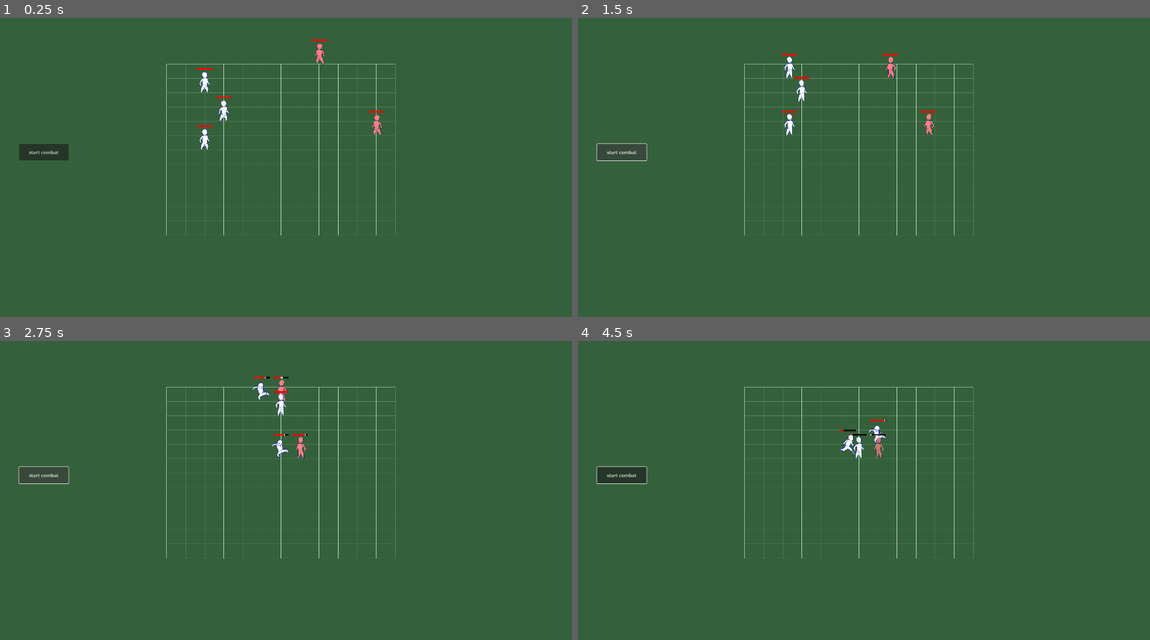
Above: before the commit, frames 1-4 (two rows, left to right).
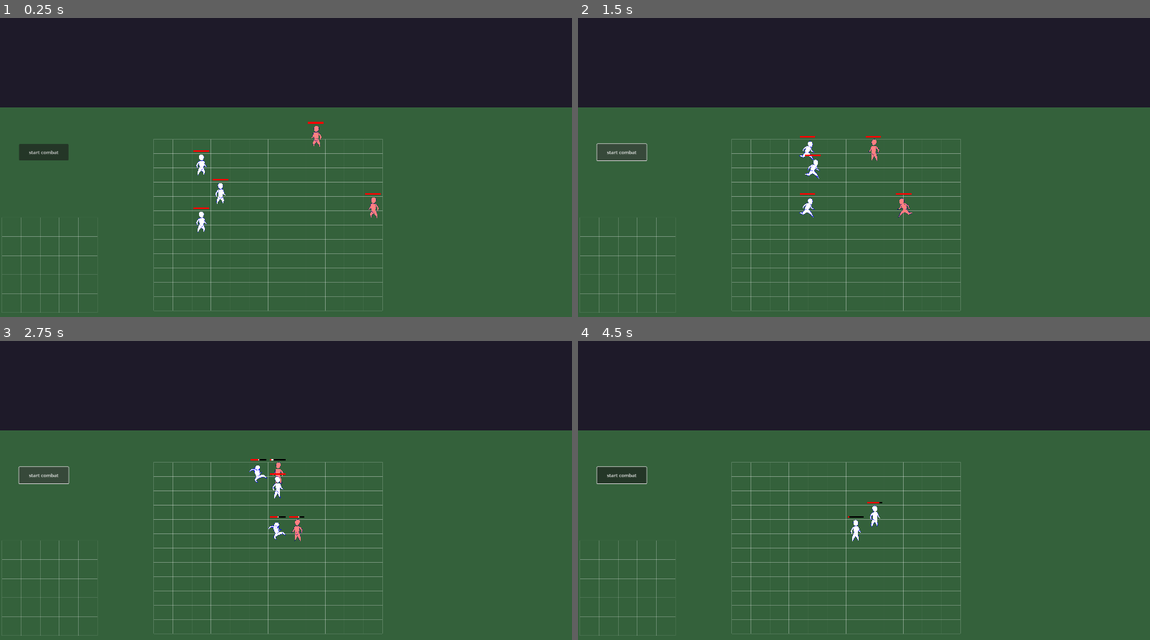
Above: after the commit, the same moments.

Repository: Jandhi/tojam2025
Game: Godot game, scene res://game.tscn
Two runs of this game, one before a commit and one after it. Both use one fixed random seed, a clock stepped at 60 frames per second and the inputs below.
Inputs (mouse positions are in pixels of both pictures, inside the frame that each line leads up to):
- Up to frame 1 (0.25 s): no input
- Up to frame 2 (1.5 s): click "start combat" at 0.5 s; click "start combat" at 1.25 s
- Up to frame 3 (2.75 s): click "start combat" at 2 s
- Up to frame 4 (4.5 s): move the mouse to (989, 484) at 2.77 s; click (989, 484) at 2.92 s; drag from (749, 517) to (835, 565) at 3.52 s; move the mouse to (921, 430) at 4.27 s; click (921, 430) at 4.42 s

The runs differ from the first frame. In frame 1, 33% of the frame differs, in the area x 0-100%, y 0-99%; in frame 2, 33%; in frame 3, 33%; in frame 4, 33%.

Commit message:
dialogue popups

Diff:
--- a/combat/combat_manager.gd
+++ b/combat/combat_manager.gd
@@ -1,17 +1,29 @@
 class_name CombatManager extends Node
 
 @export var player_leader : UnitController
+@export var grid : Grid
+@export var selected_circle : SelectedCircle
+@export var unit_display : UnitDisplay
+
 var player_units : Array[UnitController] = []
 var enemy_units : Array[UnitController] = []
-@export var grid : Grid
+var all_units : Array[UnitController] = []
+
+var combat_is_playing : bool = false
 
 const TICK_LENGTH = 0.5
 
+func _ready() -> void:
+	selected_circle.visible = false
+	setup_units()
+
 func play_combat():
 	grid.add_units()
-	print(grid.units)
+	var victory = true
+	combat_is_playing = true
 
-	var victory = true
+	for unit in player_units:
+		unit.is_moveable = false
 
 	while true:
 		print("Tick")
@@ -39,3 +51,28 @@
 		print("Victory!")
 	else:
 		print("Defeat!")
+
+func setup_units():
+	grid.add_units()
+
+	for unit in all_units:
+		unit.hovered.connect(func():
+			hover_unit(unit)
+		)
+		unit.unhovered.connect(func():
+			unhover_unit(unit)
+		)
+		unit.attempted_to_move_commander_to_roster.connect(func():
+			DialogueManager.instance.show_dialogue("You can't move the commander to the roster!", unit.global_position)
+		)
+
+func hover_unit(unit: UnitController):
+	selected_circle.reparent(unit)
+	selected_circle.global_position = unit.global_position
+	selected_circle.visible = true
+	unit_display.set_unit(unit)
+
+func unhover_unit(_unit: UnitController):
+	selected_circle.reparent(grid)
+	selected_circle.visible = false
+	unit_display.set_unit(null)
--- a/combat/grid.gd
+++ b/combat/grid.gd
@@ -15,22 +15,21 @@
 			combat_manager.player_units.append(unit)
 		else:
 			combat_manager.enemy_units.append(unit)
+		combat_manager.all_units.append(unit)
 
 func _draw():
 	for x in range(grid_size.x):
 		for y in range(grid_size.y):
-			var cell_pos = Vector2(x * cell_size.x, y * cell_size.y)
+			var cell_pos = Vector2(x * cell_size.x, y * cell_size.y) - Vector2(cell_size.x / 2, cell_size.y / 2)
 			var cell_rect = Rect2(cell_pos, cell_size)
 			draw_rect(cell_rect, Color(1, 1, 1, 0.2), false)
-			draw_line(cell_rect.position, cell_rect.position + Vector2(cell_size.x, 0), Color(1, 1, 1, 0.5))
-			draw_line(cell_rect.position, cell_rect.position + Vector2(0, cell_size.y), Color(1, 1, 1, 0.5))
 
 func grid_to_world(grid_pos: Vector2i) -> Vector2:
-	return self.position + Vector2(grid_pos.x * cell_size.x, grid_pos.y * cell_size.y)
+	return Vector2(grid_pos.x * cell_size.x, grid_pos.y * cell_size.y)
 
 func world_to_grid(world_pos: Vector2) -> Vector2i:
-	var grid_x = int((world_pos.x - self.position.x) / cell_size.x)
-	var grid_y = int((world_pos.y - self.position.y) / cell_size.y)
+	var grid_x = int((world_pos.x) / cell_size.x)
+	var grid_y = int((world_pos.y) / cell_size.y)
 	return Vector2i(grid_x, grid_y)
 
 func is_in_bounds(grid_pos: Vector2i) -> bool:
--- a/combat/unit.gd
+++ b/combat/unit.gd
@@ -1,6 +1,8 @@
 class_name Unit extends Resource
 
-@export var name : String
+@export var unit_type : String
+@export var portrait : Texture2D
+@export var tags : Array[String] = []
 
 @export_group("Stats")
 @export var max_health : int
--- a/combat/unit.tscn
+++ b/combat/unit.tscn
@@ -96,9 +96,10 @@
 "speed": 5.0
 }]
 
-[node name="Unit" type="Node2D" node_paths=PackedStringArray("animated_sprite", "healthbar", "healthbar_white", "healthbar_red")]
+[node name="Unit" type="Node2D" node_paths=PackedStringArray("animated_sprite", "hover_box", "healthbar", "healthbar_white", "healthbar_red")]
 script = ExtResource("1_taype")
 animated_sprite = NodePath("Sprite")
+hover_box = NodePath("Control")
 healthbar = NodePath("Healthbar")
 healthbar_white = NodePath("Healthbar/HealthbarWhite")
 healthbar_red = NodePath("Healthbar/HealthbarRed")
@@ -107,7 +108,7 @@
 position = Vector2(1, -47)
 scale = Vector2(0.2, 0.2)
 sprite_frames = SubResource("SpriteFrames_167gt")
-animation = &"melee"
+animation = &"run"
 autoplay = "idle"
 
 [node name="Control" type="Control" parent="."]
@@ -117,9 +118,9 @@
 anchor_top = 0.5
 anchor_right = 0.5
 anchor_bottom = 0.5
-offset_left = -19.0
-offset_top = -79.0
-offset_right = 21.0
+offset_left = -27.0
+offset_top = -83.0
+offset_right = 26.0
 offset_bottom = 4.0
 grow_horizontal = 2
 grow_vertical = 2
--- a/combat/unit_controller.gd
+++ b/combat/unit_controller.gd
@@ -1,10 +1,18 @@
 class_name UnitController extends Node2D
 
+signal hovered
+signal unhovered
+signal attempted_to_move_commander_to_roster
+
+@export var unit_name : String
 @export var unit : Unit
 @export var grid_pos : Vector2i
 @export var is_player_unit : bool = true
+@export var is_player_commander : bool = false
 @export var grid : Grid
+@export var roster : Grid
 @export var animated_sprite : AnimatedSprite2D
+@export var hover_box : Control
 
 @export_group("Healthbar")
 @export var healthbar : Control
@@ -14,28 +22,129 @@
 var cooldown : int = 0
 var health : int = 0
 var just_moved : bool = false
+var is_hovered : bool = false
+var is_clicked : bool = false
+var is_moveable : bool = true
+var is_in_roster : bool = false
+var movement_tween : Tween = null
 
 func _ready():
+	hover_box.mouse_entered.connect(func():
+		is_hovered = true
+		hovered.emit()
+	)
+	hover_box.mouse_exited.connect(func():
+		if is_clicked:
+			return
+
+		is_hovered = false
+		unhovered.emit()
+	)
+
 	grid_pos = grid.world_to_grid(self.position)
 	grid.tiles[grid_pos] = self
 	grid.units.append(self)
 	position = grid.grid_to_world(grid_pos)
 	health = unit.max_health
+	z_index = grid_pos.y
 
 	if not is_player_unit:
 		animated_sprite.flip_h = true
 		animated_sprite.self_modulate = Color(1, 0.5, 0.5)
+		is_moveable = false
+
+func _input(event: InputEvent) -> void:
+	if not is_moveable:
+		return
+
+	# If the mouse is down, drag
+	if event is InputEventMouseButton:
+		if event.is_pressed() and is_hovered:
+			is_clicked = true
+		if event.is_released():
+			is_clicked = false
+
+	if event is InputEventMouseMotion and is_clicked:
+		var new_location = grid.world_to_grid(event.position - grid.position + Vector2(30, 50))
+
+		if not grid.is_in_bounds(new_location):
+			# moving to roster
+			new_location = roster.world_to_grid(event.position - roster.position + Vector2(30, 50))
+
+			if not roster.is_in_bounds(new_location):
+				return
+
+			if roster.tiles.has(new_location):
+				return
+
+			if is_player_commander:
+				attempted_to_move_commander_to_roster.emit()
+				return
+
+			if movement_tween != null:
+				movement_tween.stop()
+
+
+			if is_in_roster:
+				roster.tiles.erase(grid_pos)
+				grid_pos = new_location
+				roster.tiles[grid_pos] = self
+				z_index = grid_pos.y
+				movement_tween = get_tree().create_tween()
+				movement_tween.tween_property(self, "position", roster.grid_to_world(grid_pos), 0.2)
+			else:
+				grid.tiles.erase(grid_pos)
+				grid_pos = new_location
+				roster.tiles[grid_pos] = self
+				reparent(roster, true)
+				z_index = grid_pos.y
+				movement_tween = get_tree().create_tween()
+				movement_tween.tween_property(self, "position", roster.grid_to_world(grid_pos), 0.2)
+				is_in_roster = true
+
+
+			return
+
+		if new_location == grid_pos:
+			return
+
+		if grid.tiles.has(new_location):
+			return
+
+		if movement_tween != null:
+			movement_tween.stop()
+
+		if is_in_roster:
+			roster.tiles.erase(grid_pos)
+			grid_pos = new_location
+			grid.tiles[grid_pos] = self
+			reparent(grid)
+			is_in_roster = false
+			z_index = grid_pos.y
+			movement_tween = get_tree().create_tween()
+			movement_tween.tween_property(self, "position", grid.grid_to_world(grid_pos), 0.2)
+		else:
+			grid.tiles.erase(grid_pos)
+			grid_pos = new_location
+			grid.tiles[grid_pos] = self
+			z_index = grid_pos.y
+			movement_tween = get_tree().create_tween()
+			movement_tween.tween_property(self, "position", grid.grid_to_world(grid_pos), 0.2)
+
 
 func set_unit(new_unit: Unit):
 	self.unit = new_unit
 	health = new_unit.max_health
 
 func tick():
+	if is_in_roster:
+		return
+
 	just_moved = false
 
 	if cooldown > 0:
 		cooldown -= 1
-		animated_sprite.play("idle")
+		#animated_sprite.play("idle")
 		return
 
 	var enemy = grid.get_closest_enemy(self)
@@ -93,7 +202,6 @@
 	animated_sprite.play("idle")
 
 func take_damage(amount : int, is_magic : bool):
-
 	if is_magic:
 		amount = int(amount * (1 - unit.resist))
 	else:
--- /dev/null
+++ b/dialogue/dialogue_manager.gd
@@ -0,0 +1,49 @@
+class_name DialogueManager extends Node
+
+static var instance : DialogueManager
+
+signal show_dialogue_out_of_boredom
+
+@export var dialogue_popup : PackedScene
+var time_since_last_popup : float = 0.0
+var min_time_between_popups : float = 2.0
+var max_time_between_popups : float = 30.0
+
+func _ready() -> void:
+	instance = self
+
+func _process(delta: float) -> void:
+	time_since_last_popup += delta
+
+	if time_since_last_popup > max_time_between_popups:
+		time_since_last_popup = min_time_between_popups
+		show_dialogue_out_of_boredom.emit()
+		return
+
+func show_dialogue(text : String, position : Vector2) -> void:
+	if time_since_last_popup < min_time_between_popups:
+		return
+
+	time_since_last_popup = 0.0
+	position += Vector2(0, -120) # vertical offset
+
+	var current_dialogue = dialogue_popup.instantiate() as DialoguePopup
+	add_child(current_dialogue)
+	current_dialogue.set_text(text)
+	current_dialogue.position = position
+
+	var tween = get_tree().create_tween().set_parallel()
+	# fade in
+	current_dialogue.modulate = Color(1, 1, 1, 0)
+	tween.tween_property(current_dialogue, "modulate:a", 1, 0.5)
+	tween.tween_property(current_dialogue, "position", position + Vector2(0, -20), 0.5)
+
+	await get_tree().create_timer(1.5).timeout
+
+	# fade out
+	var tween_out = get_tree().create_tween().set_parallel()
+	tween_out.tween_property(current_dialogue, "modulate:a", 0, 0.5)
+	tween_out.tween_property(current_dialogue, "position", position + Vector2(0, -40), 0.5)
+
+	await tween_out.finished
+	current_dialogue.queue_free()
--- /dev/null
+++ b/dialogue/dialogue_popup.gd
@@ -0,0 +1,6 @@
+class_name DialoguePopup extends Control
+
+@export var text : RichTextLabel
+
+func set_text(text : String) -> void:
+	self.text.text = "[center]" + text
--- /dev/null
+++ b/dialogue/dialogue_popup.tscn
@@ -0,0 +1,54 @@
+[gd_scene load_steps=2 format=3 uid="uid://cl3g7x27e5sbe"]
+
+[ext_resource type="Script" uid="uid://dgntbtdwyd5gy" path="res://dialogue/dialogue_popup.gd" id="1_ecb0l"]
+
+[node name="DialoguePopup" type="Control" node_paths=PackedStringArray("text")]
+self_modulate = Color(0.748312, 0.429674, 0.575438, 1)
+z_index = 10
+layout_mode = 3
+anchors_preset = 8
+anchor_left = 0.5
+anchor_top = 0.5
+anchor_right = 0.5
+anchor_bottom = 0.5
+grow_horizontal = 2
+grow_vertical = 2
+script = ExtResource("1_ecb0l")
+text = NodePath("ColorRect/VBoxContainer/RichTextLabel")
+
+[node name="ColorRect" type="ColorRect" parent="."]
+z_index = -1
+layout_mode = 0
+offset_left = -150.0
+offset_top = -50.0
+offset_right = 150.0
+offset_bottom = 50.0
+color = Color(0, 0, 0, 1)
+
+[node name="VBoxContainer" type="VBoxContainer" parent="ColorRect"]
+layout_mode = 1
+anchors_preset = 15
+anchor_right = 1.0
+anchor_bottom = 1.0
+grow_horizontal = 2
+grow_vertical = 2
+
+[node name="Control" type="Control" parent="ColorRect/VBoxContainer"]
+layout_mode = 2
+size_flags_vertical = 3
+
+[node name="RichTextLabel" type="RichTextLabel" parent="ColorRect/VBoxContainer"]
+layout_mode = 2
+theme_override_font_sizes/bold_italics_font_size = 24
+theme_override_font_sizes/italics_font_size = 24
+theme_override_font_sizes/mono_font_size = 24
+theme_override_font_sizes/normal_font_size = 24
+theme_override_font_sizes/bold_font_size = 24
+bbcode_enabled = true
+text = "[center]I am afraid of [shake]Ghosts[/shake]"
+fit_content = true
+autowrap_mode = 0
+
+[node name="Control2" type="Control" parent="ColorRect/VBoxContainer"]
+layout_mode = 2
+size_flags_vertical = 3
--- a/game.tscn
+++ b/game.tscn
@@ -1,9 +1,50 @@
-[gd_scene load_steps=5 format=3 uid="uid://trqe16na7c6n"]
+[gd_scene load_steps=15 format=3 uid="uid://trqe16na7c6n"]
 
 [ext_resource type="Script" uid="uid://bsor0m08akrft" path="res://combat/grid.gd" id="1_80nbo"]
+[ext_resource type="PackedScene" uid="uid://dj81viqtup7xf" path="res://ui/unit_display.tscn" id="1_eow3j"]
 [ext_resource type="PackedScene" uid="uid://cgt08rla3nihh" path="res://combat/unit.tscn" id="2_e2o6t"]
 [ext_resource type="Resource" uid="uid://cf7s8u0wiech5" path="res://unit_data/test_unit.tres" id="3_feb5d"]
 [ext_resource type="Script" uid="uid://b7g2367t5hxt7" path="res://combat/combat_manager.gd" id="4_fc0e3"]
+[ext_resource type="Texture2D" uid="uid://gf56hfundv6c" path="res://selected_circle.webp" id="5_7jktm"]
+[ext_resource type="Script" uid="uid://b60f4cmajugr7" path="res://selected_circle.gd" id="6_ryrav"]
+[ext_resource type="Script" uid="uid://c1xsiv7lgwjs8" path="res://dialogue/dialogue_manager.gd" id="8_j5wjh"]
+[ext_resource type="PackedScene" uid="uid://cl3g7x27e5sbe" path="res://dialogue/dialogue_popup.tscn" id="9_vef74"]
+
+[sub_resource type="AtlasTexture" id="AtlasTexture_ryrav"]
+atlas = ExtResource("5_7jktm")
+region = Rect2(0, 0, 500, 500)
+
+[sub_resource type="AtlasTexture" id="AtlasTexture_eow3j"]
+atlas = ExtResource("5_7jktm")
+region = Rect2(500, 0, 500, 500)
+
+[sub_resource type="AtlasTexture" id="AtlasTexture_j5wjh"]
+atlas = ExtResource("5_7jktm")
+region = Rect2(1000, 0, 500, 500)
+
+[sub_resource type="AtlasTexture" id="AtlasTexture_vef74"]
+atlas = ExtResource("5_7jktm")
+region = Rect2(1500, 0, 500, 500)
+
+[sub_resource type="SpriteFrames" id="SpriteFrames_hve3p"]
+animations = [{
+"frames": [{
+"duration": 1.0,
+"texture": SubResource("AtlasTexture_ryrav")
+}, {
+"duration": 1.0,
+"texture": SubResource("AtlasTexture_eow3j")
+}, {
+"duration": 1.0,
+"texture": SubResource("AtlasTexture_j5wjh")
+}, {
+"duration": 1.0,
+"texture": SubResource("AtlasTexture_vef74")
+}],
+"loop": true,
+"name": &"rotation",
+"speed": 10.0
+}]
 
 [node name="Root" type="Control"]
 layout_mode = 3
@@ -13,7 +54,29 @@
 grow_horizontal = 2
 grow_vertical = 2
 
+[node name="UI" type="Control" parent="."]
+layout_mode = 1
+anchors_preset = 10
+anchor_right = 1.0
+offset_bottom = 300.0
+grow_horizontal = 2
+
+[node name="Panel" type="ColorRect" parent="UI"]
+layout_mode = 1
+anchors_preset = 15
+anchor_right = 1.0
+anchor_bottom = 1.0
+grow_horizontal = 2
+grow_vertical = 2
+color = Color(0.117067, 0.104, 0.16, 1)
+
+[node name="UnitDisplay" parent="UI/Panel" instance=ExtResource("1_eow3j")]
+layout_mode = 1
+offset_right = 589.0
+offset_bottom = 0.0
+
 [node name="ColorRect" type="ColorRect" parent="."]
+z_index = -5
 layout_mode = 1
 anchors_preset = 15
 anchor_right = 1.0
@@ -22,13 +85,51 @@
 grow_vertical = 2
 color = Color(0.202551, 0.382068, 0.231599, 1)
 
-[node name="Grid" type="Node2D" parent="." node_paths=PackedStringArray("combat_manager")]
-position = Vector2(559, 155)
+[node name="MainGrid" type="Node2D" parent="." node_paths=PackedStringArray("combat_manager")]
+position = Vector2(548, 432)
 script = ExtResource("1_80nbo")
 grid_size = Vector2i(12, 12)
 cell_size = Vector2(64, 48)
 combat_manager = NodePath("../CombatManager")
 metadata/_custom_type_script = "uid://bsor0m08akrft"
+
+[node name="Unit" parent="MainGrid" node_paths=PackedStringArray("grid", "roster") instance=ExtResource("2_e2o6t")]
+position = Vector2(138, 143)
+unit_name = "Johann"
+unit = ExtResource("3_feb5d")
+is_player_commander = true
+grid = NodePath("..")
+roster = NodePath("../../Roster")
+
+[node name="Unit2" parent="MainGrid" node_paths=PackedStringArray("grid", "roster") instance=ExtResource("2_e2o6t")]
+position = Vector2(563, 35)
+unit_name = "Jaqueline"
+unit = ExtResource("3_feb5d")
+is_player_unit = false
+grid = NodePath("..")
+roster = NodePath("../../Roster")
+
+[node name="Unit3" parent="MainGrid" node_paths=PackedStringArray("grid", "roster") instance=ExtResource("2_e2o6t")]
+position = Vector2(218, 235)
+unit_name = "Kevin"
+unit = ExtResource("3_feb5d")
+grid = NodePath("..")
+roster = NodePath("../../Roster")
+
+[node name="Unit4" parent="MainGrid" node_paths=PackedStringArray("grid", "roster") instance=ExtResource("2_e2o6t")]
+position = Vector2(149, 311)
+unit_name = "Morg"
+unit = ExtResource("3_feb5d")
+grid = NodePath("..")
+roster = NodePath("../../Roster")
+
+[node name="Unit5" parent="MainGrid" node_paths=PackedStringArray("grid", "roster") instance=ExtResource("2_e2o6t")]
+position = Vector2(732, 253)
+unit_name = "Helga"
+unit = ExtResource("3_feb5d")
+is_player_unit = false
+grid = NodePath("..")
+roster = NodePath("../../Roster")
 
 [node name="Button" type="Button" parent="."]
 layout_mode = 0
@@ -38,37 +139,32 @@
 offset_bottom = 479.0
 text = "start combat"
 
-[node name="CombatManager" type="Node" parent="." node_paths=PackedStringArray("player_leader", "grid")]
+[node name="CombatManager" type="Node" parent="." node_paths=PackedStringArray("player_leader", "grid", "selected_circle", "unit_display")]
 script = ExtResource("4_fc0e3")
-player_leader = NodePath("../Unit")
-grid = NodePath("../Grid")
+player_leader = NodePath("../MainGrid/Unit")
+grid = NodePath("../MainGrid")
+selected_circle = NodePath("../SelectedCircle")
+unit_display = NodePath("../UI/Panel/UnitDisplay")
 metadata/_custom_type_script = "uid://b7g2367t5hxt7"
 
-[node name="Unit" parent="." node_paths=PackedStringArray("grid") instance=ExtResource("2_e2o6t")]
-position = Vector2(697, 298)
-unit = ExtResource("3_feb5d")
-grid = NodePath("../Grid")
+[node name="SelectedCircle" type="AnimatedSprite2D" parent="."]
+z_index = -1
+position = Vector2(544, 445)
+scale = Vector2(0.2, 0.2)
+sprite_frames = SubResource("SpriteFrames_hve3p")
+animation = &"rotation"
+autoplay = "rotation"
+offset = Vector2(0, -220)
+script = ExtResource("6_ryrav")
 
-[node name="Unit2" parent="." node_paths=PackedStringArray("grid") instance=ExtResource("2_e2o6t")]
-position = Vector2(1122, 190)
-unit = ExtResource("3_feb5d")
-is_player_unit = false
-grid = NodePath("../Grid")
+[node name="Roster" type="Node2D" parent="."]
+position = Vector2(39, 703)
+script = ExtResource("1_80nbo")
+grid_size = Vector2i(5, 5)
+metadata/_custom_type_script = "uid://bsor0m08akrft"
 
-[node name="Unit3" parent="." node_paths=PackedStringArray("grid") instance=ExtResource("2_e2o6t")]
-position = Vector2(777, 390)
-unit = ExtResource("3_feb5d")
-grid = NodePath("../Grid")
-
-[node name="Unit4" parent="." node_paths=PackedStringArray("grid") instance=ExtResource("2_e2o6t")]
-position = Vector2(708, 466)
-unit = ExtResource("3_feb5d")
-grid = NodePath("../Grid")
-
-[node name="Unit5" parent="." node_paths=PackedStringArray("grid") instance=ExtResource("2_e2o6t")]
-position = Vector2(1291, 408)
-unit = ExtResource("3_feb5d")
-is_player_unit = false
-grid = NodePath("../Grid")
+[node name="DialogueManager" type="Node" parent="."]
+script = ExtResource("8_j5wjh")
+dialogue_popup = ExtResource("9_vef74")
 
 [connection signal="pressed" from="Button" to="CombatManager" method="play_combat"]
--- /dev/null
+++ b/selected_circle.gd
@@ -0,0 +1,3 @@
+class_name SelectedCircle extends AnimatedSprite2D
+
+@export var grid : Grid
--- /dev/null
+++ b/ui/unit_display.gd
@@ -0,0 +1,29 @@
+class_name UnitDisplay extends Control
+
+@export var unit_name : RichTextLabel
+@export var unit_type : RichTextLabel
+@export var unit_portrait : TextureRect
+@export var stats : RichTextLabel
+@export var traits : RichTextLabel
+
+func _ready() -> void:
+	set_unit(null)
+
+func set_unit(unit : UnitController):
+	if unit == null:
+		unit_name.text = ""
+		unit_type.text = ""
+		unit_portrait.texture = null
+		stats.text = ""
+		traits.text = ""
+		return
+
+	unit_name.text = "[b]" + unit.unit_name
+	unit_type.text = "[i]" + unit.unit.unit_type
+	unit_portrait.texture = unit.unit.portrait
+	stats.text = "Health: " + str(unit.health) + "/" + str(unit.unit.max_health) + "\n"
+
+	if unit.unit.armour > 0:
+		stats.text += "Armour: " + str(unit.unit.armour) + "\n"
+	if unit.unit.resist > 0:
+		stats.text += "Resist: " + str(unit.unit.resist) + "\n"
--- /dev/null
+++ b/ui/unit_display.tscn
@@ -0,0 +1,78 @@
+[gd_scene load_steps=3 format=3 uid="uid://dj81viqtup7xf"]
+
+[ext_resource type="Script" uid="uid://c2pjdjxfuwp4j" path="res://ui/unit_display.gd" id="1_5vian"]
+[ext_resource type="Texture2D" uid="uid://cyxq8vtc4lww4" path="res://test_guy.png" id="1_t8sdf"]
+
+[node name="UnitDisplay" type="Control" node_paths=PackedStringArray("unit_name", "unit_type", "unit_portrait", "stats", "traits")]
+layout_mode = 3
+anchors_preset = 9
+anchor_bottom = 1.0
+offset_right = 440.0
+offset_bottom = -780.0
+grow_vertical = 2
+script = ExtResource("1_5vian")
+unit_name = NodePath("HBoxContainer/VBoxContainer/Name")
+unit_type = NodePath("HBoxContainer/VBoxContainer/RichTextLabel")
+unit_portrait = NodePath("TextureRect")
+stats = NodePath("HBoxContainer/VBoxContainer/RichTextLabel2")
+traits = NodePath("HBoxContainer/VBoxContainer2/RichTextLabel")
+
+[node name="TextureRect" type="TextureRect" parent="."]
+layout_mode = 1
+offset_right = 200.0
+offset_bottom = 200.0
+texture = ExtResource("1_t8sdf")
+expand_mode = 1
+stretch_mode = 4
+
+[node name="HBoxContainer" type="HBoxContainer" parent="."]
+layout_mode = 1
+anchors_preset = 15
+anchor_right = 1.0
+anchor_bottom = 1.0
+offset_left = 186.0
+grow_horizontal = 2
+grow_vertical = 2
+
+[node name="VBoxContainer" type="VBoxContainer" parent="HBoxContainer"]
+layout_mode = 2
+size_flags_horizontal = 3
+
+[node name="Name" type="RichTextLabel" parent="HBoxContainer/VBoxContainer"]
+layout_mode = 2
+theme_override_font_sizes/bold_font_size = 36
+bbcode_enabled = true
+text = "[b]Name"
+fit_content = true
+
+[node name="RichTextLabel" type="RichTextLabel" parent="HBoxContainer/VBoxContainer"]
+custom_minimum_size = Vector2(0, 40)
+layout_mode = 2
+theme_override_font_sizes/italics_font_size = 18
+bbcode_enabled = true
+text = "[i]Unit Type"
+fit_content = true
+
+[node name="RichTextLabel2" type="RichTextLabel" parent="HBoxContainer/VBoxContainer"]
+layout_mode = 2
+theme_override_font_sizes/normal_font_size = 24
+bbcode_enabled = true
+text = "This is a test"
+fit_content = true
+
+[node name="VBoxContainer2" type="VBoxContainer" parent="HBoxContainer"]
+layout_mode = 2
+size_flags_horizontal = 3
+
+[node name="Control" type="Control" parent="HBoxContainer/VBoxContainer2"]
+custom_minimum_size = Vector2(0, 50)
+layout_mode = 2
+
+[node name="RichTextLabel" type="RichTextLabel" parent="HBoxContainer/VBoxContainer2"]
+layout_mode = 2
+size_flags_horizontal = 3
+size_flags_vertical = 3
+theme_override_font_sizes/normal_font_size = 24
+bbcode_enabled = true
+text = "These are our traits"
+fit_content = true
--- a/unit_data/test_unit.tres
+++ b/unit_data/test_unit.tres
@@ -4,7 +4,8 @@
 
 [resource]
 script = ExtResource("1_1coxl")
-name = ""
+name = "Johann"
+unit_type = "Test Unit"
 max_health = 10
 armour = 0.0
 resist = 0.0
Not shown, added: dialogue/dialogue_manager.gd.uid
Not shown, added: dialogue/dialogue_popup.gd.uid
Not shown, added: selected_circle.gd.uid
Binary file added: selected_circle.webp
Not shown, added: selected_circle.webp.import
Not shown, added: ui/unit_display.gd.uid
